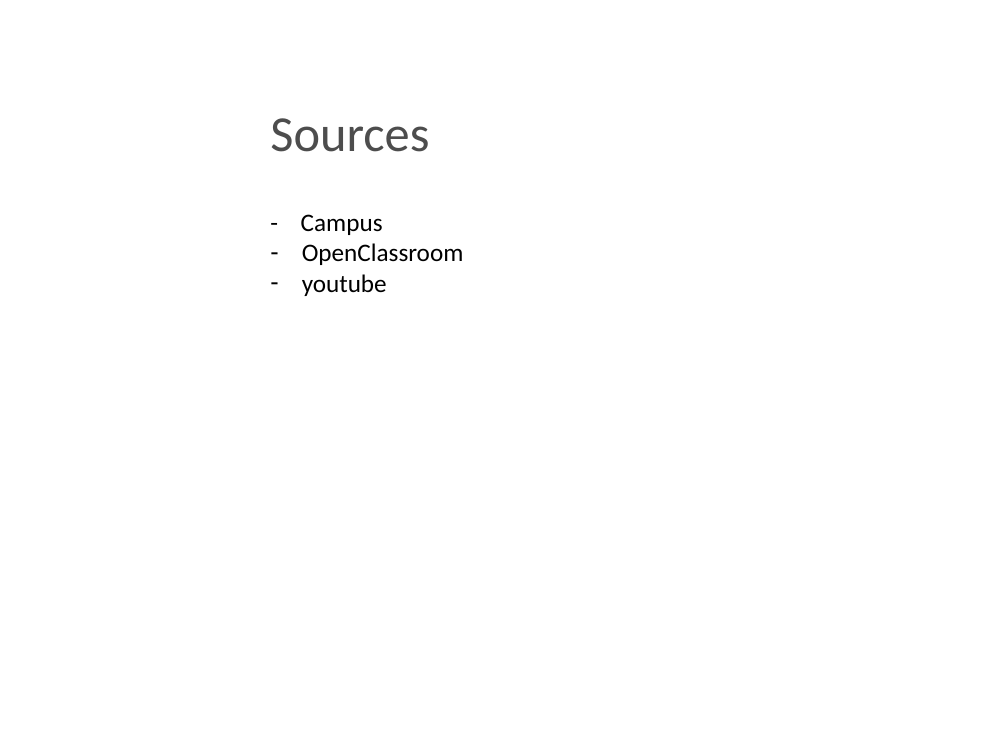
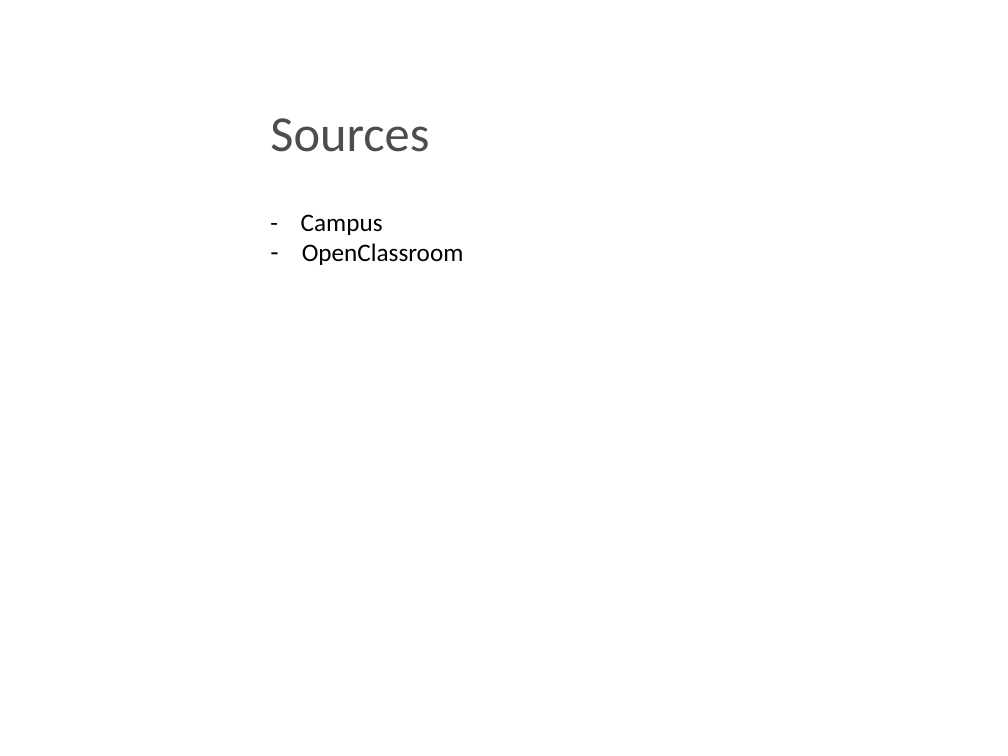
Before and after one commit to balaf78/JavaEcole, a slide deck: slide 7 of presentationEcole.pptx (slide 6 before the commit). Drawn at 1008x756 pixels with LibreOffice and Linux fonts; fonts in the diff are those of the drawing; background and template pictures are left out. Boxes give left, top, right and bottom in pixels: in the first picture for what was removed or moved away, otherwise in the second. Text is boxed around its words. In the diff, an @@ line names an element or a change of style, - is before the commit and + after.

```diff
--- a/presentationEcole.pptx
+++ b/presentationEcole.pptx
@@ text at bbox=[302, 274, 387, 296]: paragraph removed @@
-– youtube
```
Also in this commit, not shown: 1 other slide changed, 1 slide added, 1 other file.
